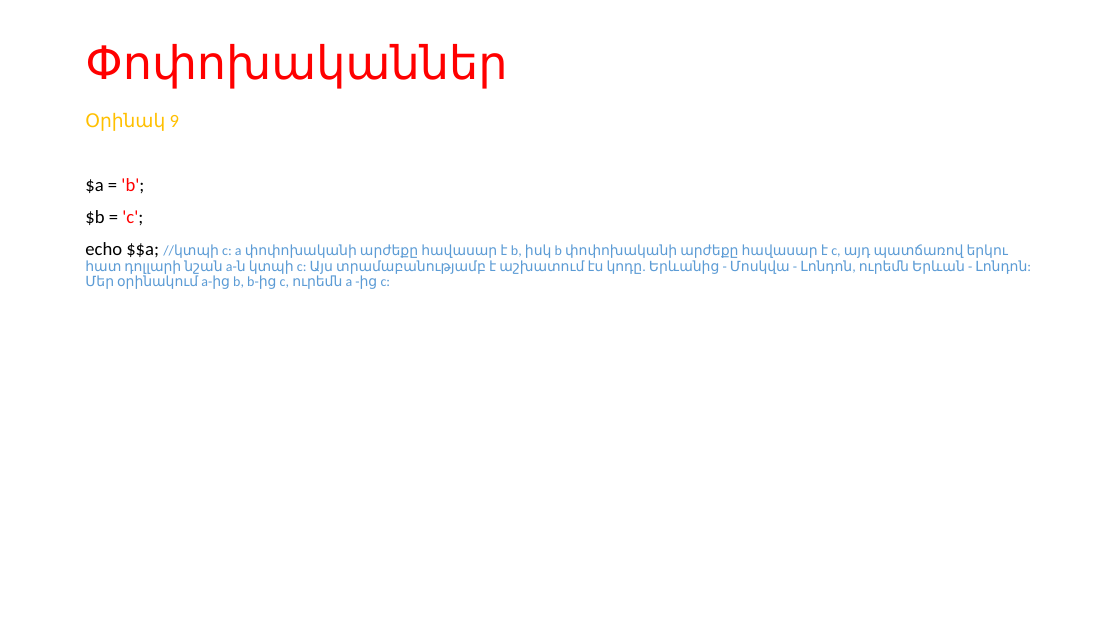
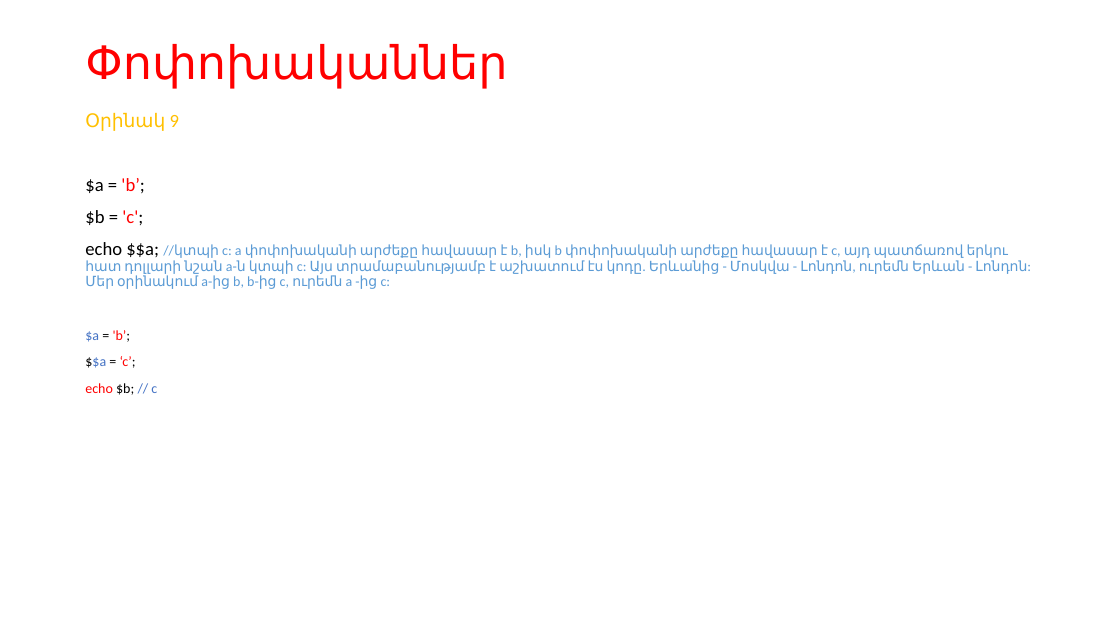
Before and after one commit to gevorgdarbinyan/Training, a slide deck: slide 9 of 5/Web ծրագրավորման դասընթաց - Դաս 5.pptx. Drawn at 1120x630 pixels with LibreOffice and Linux fonts; fonts in the diff are those of the drawing. Boxes give left, top, right and bottom in pixels: in the first picture for what was removed or moved away, otherwise in the second. Text is boxed around its words. In the diff, an @@ line names an element or a change of style, - is before the commit and + after.

```diff
--- a/5/Web ծրագրավորման դասընթաց - Դաս 5.pptx
+++ b/5/Web ծրագրավորման դասընթաց - Դաս 5.pptx
@@ text at bbox=[85, 330, 157, 395]: paragraphs added @@
+$a = 'b’;
+$$a = ‘c’;
+echo $b; // c
```
Also in this commit, not shown: 12 other slides changed, 3 slides added, 5 other files.
